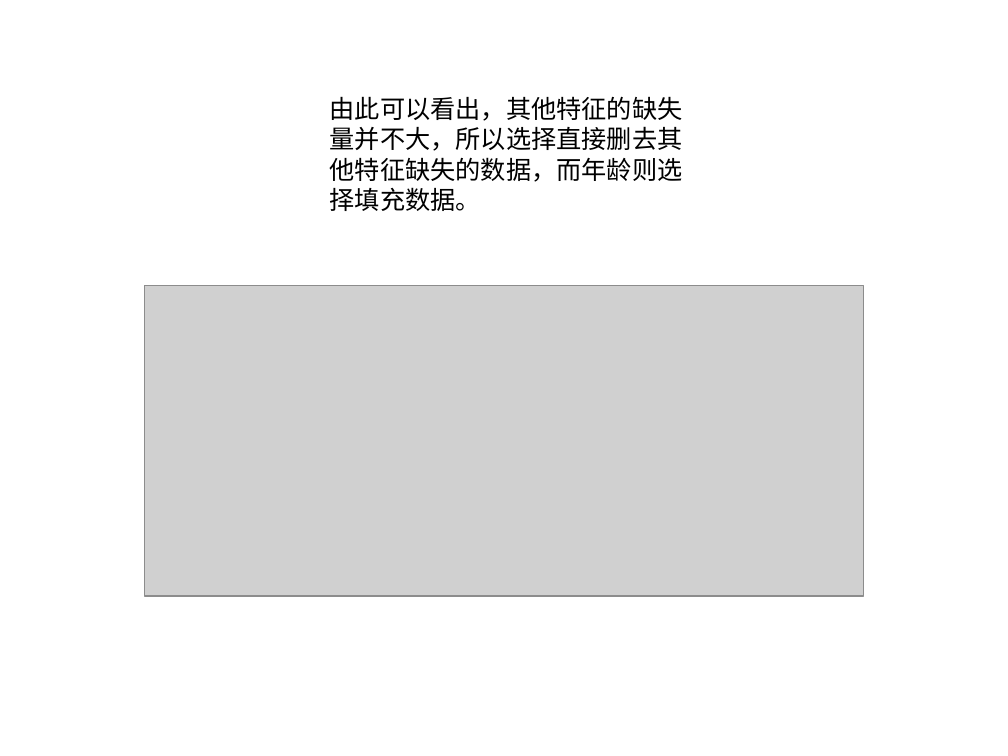
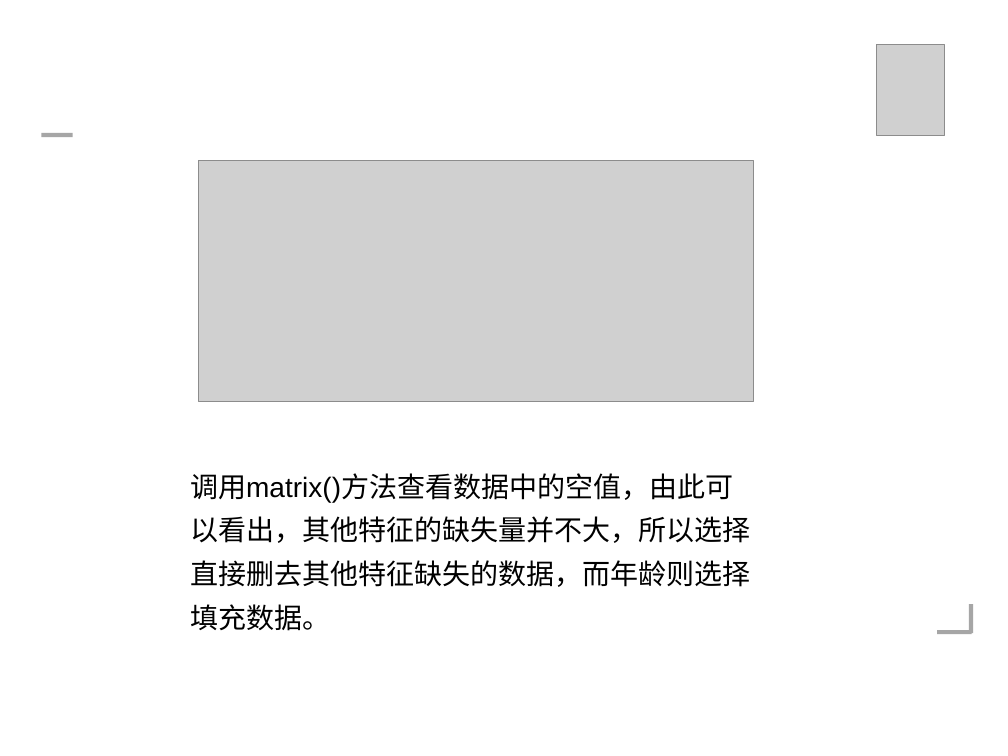
Before and after one commit to No-Bald/qg, a slide deck: slide 2 of 中期/演示.ppt (slide 1 before the commit). Drawn at 1008x756 pixels with LibreOffice and Linux fonts; fonts in the diff are those of the drawing; grey boxes stand for pictures. Boxes give left, top, right and bottom in pixels: in the first picture for what was removed or moved away, otherwise in the second. Text is boxed around its words. In the diff, an @@ line names an element or a change of style, - is before the commit and + after.

```diff
--- a/中期/演示.ppt
+++ b/中期/演示.ppt
@@ picture added at bbox=[877, 45, 946, 135] @@
@@ line added from (41, 135) to (73, 135), #A6A6A6 3 pt @@
@@ picture: place and size @@
-picture at bbox=[144, 285, 863, 596]
+picture at bbox=[199, 161, 754, 401]
@@ text at bbox=[190, 473, 751, 631]: text changed; size 18 to 20 pt @@
-由此可以看出，其他特征的缺失量并不大，所以选择直接删去其他特征缺失的数据，而年龄则选择填充数据。
+调用matrix()方法查看数据中的空值，由此可以看出，其他特征的缺失量并不大，所以选择直接删去其他特征缺失的数据，而年龄则选择填充数据。
@@ line added from (971, 604) to (971, 633), #A6A6A6 3 pt @@
@@ line added from (972, 632) to (937, 632), #A6A6A6 3 pt @@
```
Also in this commit, not shown: 5 other slides changed, 2 slides added.
